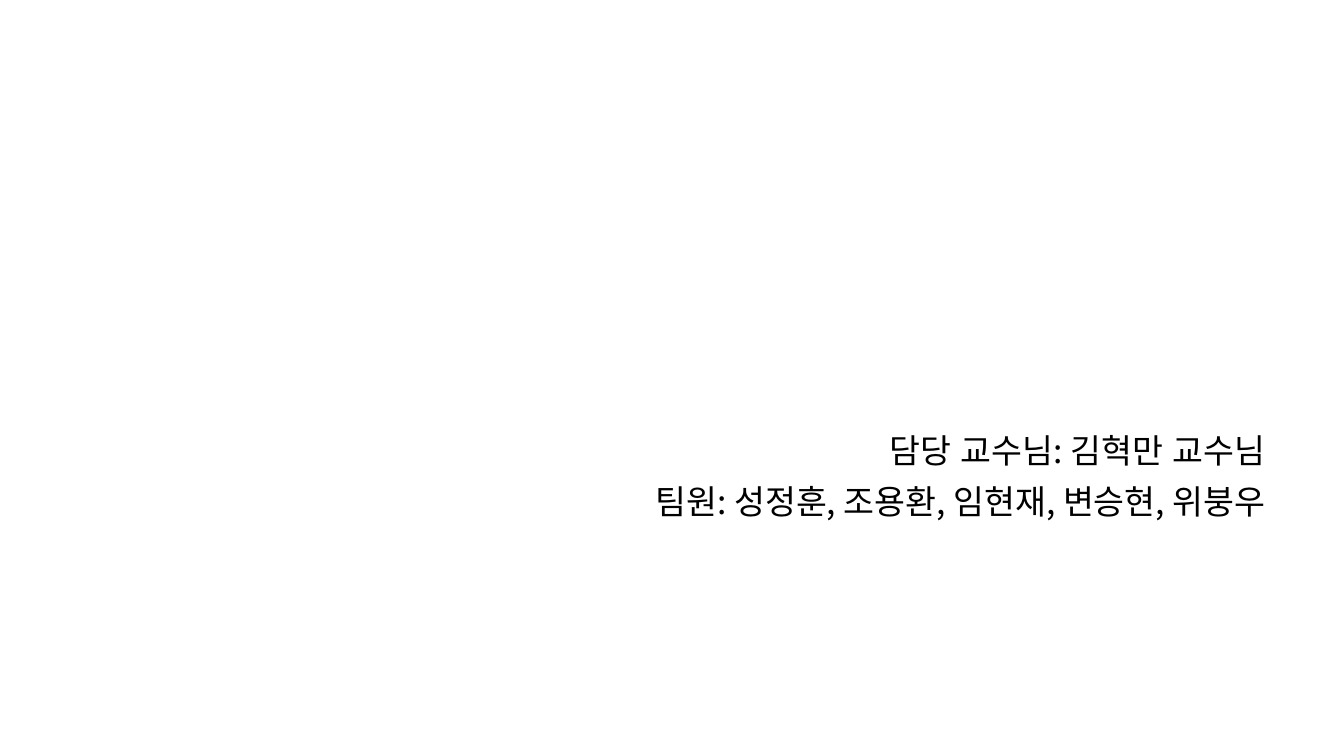
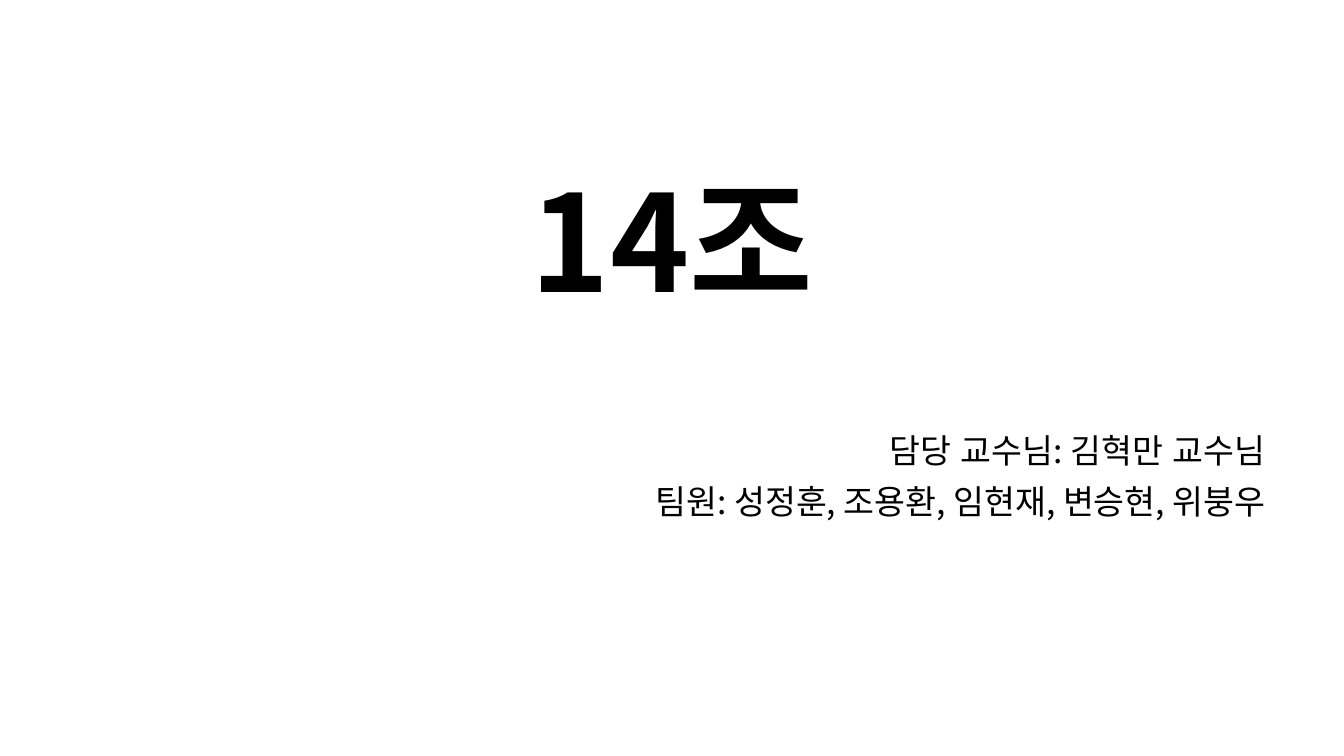
Before and after one commit to kookmin-sw/2018-cap1-14, a slide deck: slide 1 of doc/reports/캡스톤 1차 발표 자료.pptx. Drawn at 1344x756 pixels with LibreOffice and Linux fonts; fonts in the diff are those of the drawing. Boxes give left, top, right and bottom in pixels: in the first picture for what was removed or moved away, otherwise in the second. Text is boxed around its words. In the diff, an @@ line names an element or a change of style, - is before the commit and + after.

```diff
--- a/doc/reports/캡스톤 1차 발표 자료.pptx
+++ b/doc/reports/캡스톤 1차 발표 자료.pptx
@@ text added at (531, 189, 813, 292), 96 pt, text #000000, bold @@
+14조
```
Also in this commit, not shown: 3 other files.
